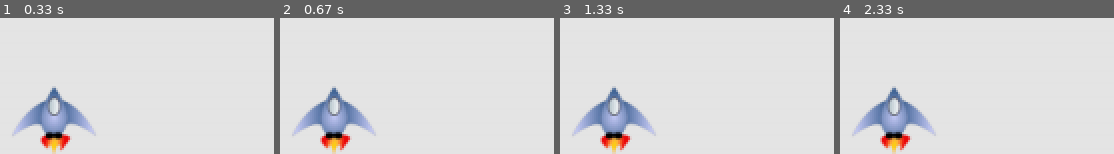
Above: before the commit, frames 1-4 (left to right).
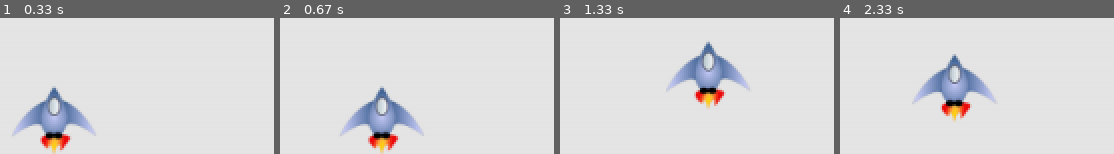
Above: after the commit, the same moments.

Repository: Nuell-A/alien-invasion-pygame
Game: pygame game, started from alien_invasion/alien_invasion.py
Two runs of this game, one before a commit and one after it. Both use one fixed random seed, a clock stepped at 60 frames per second and the inputs below.
Inputs:
- Up to frame 1 (0.33 s): no input
- Up to frame 2 (0.67 s): hold D from 0.33 s (still down)
- Up to frame 3 (1.33 s): release D at 0.8 s; hold W 0.83-1.13 s; hold D from 1.17 s (still down)
- Up to frame 4 (2.33 s): release D at 1.63 s; hold A 1.67-2.2 s; hold S from 2.23 s (still down)

Frame 1 is identical in both runs. In frame 2, 10% of the frame differs, in the area x 4-53%, y 50-100%; in frame 3, 11%, in the area x 4-70%, y 17-100%; in frame 4, 11%.

Commit message:
Added movement to the ship in all directinos and set its limit at the edges of the screen

Diff:
--- a/alien_invasion/alien_invasion.py
+++ b/alien_invasion/alien_invasion.py
@@ -4,8 +4,11 @@
 import pygame
 from settings import Settings
 from ship import Ship
-
-
+# The following allows you to play in fullscreen
+# self.screen = pygame.display.set_mode(
+#     (0,0), pygame.FULLSCREEN)
+# self.screen_width = self.screen.get_rect().width
+# self.screen_height = self.screen.get_rect().height
 class AlienInvasion:
     '''Class to manage overall game assets and behaviors'''
 
@@ -17,10 +20,11 @@
         # Each asset has its own surface which is just a pygame.display the one
         #   defined below is the surface for the whole game
         # Creates screen with custom size and lets us use it for the other methods
-        self.screen = pygame.display.set_mode(
-            (self.settings.screen_width, self.settings.screen_height))
+        self.screen = pygame.display.set_mode((self.settings.screen_width, self.settings.screen_height))
         # Sets name of the window that appears
         pygame.display.set_caption("Forisha sucks pp")
+
+        # Calls ship.py and gives self as an instance
         self.ship = Ship(self)
 
 
@@ -28,13 +32,16 @@
         '''Creates main loop for game'''
         while True:
             self._check_events()
-            self.update_screen()
+            self._update_screen()
+            self.ship.update()
 
 
-    def update_screen(self):
+    def _update_screen(self):
+        '''Updates game screen'''
         # Changes background color during each pass of the for loop
         self.screen.fill(self.settings.bg_color)
         self.ship.blitme()
+
 
         # Makes the most up to date screen visible
         pygame.display.flip()
@@ -42,10 +49,42 @@
 
     # Using a single leading underscore marks the method/vairable/function as a weak private
     def _check_events(self):
-        # Watches keyboard and mouse actions
+        '''Watches keyboard and mouse actions'''
         for event in pygame.event.get():
             if event.type == pygame.QUIT:
                 sys.exit()
+            elif event.type == pygame.KEYDOWN:
+                self._keydown_events(event)
+            elif event.type == pygame.KEYUP:
+                self._keyup_events(event)
+
+    def _keydown_events(self, event):
+        '''Tracks key presses'''
+        if event.key == pygame.K_d:
+            self.ship.moving_right = True
+        elif event.key == pygame.K_a:
+            self.ship.moving_left = True
+        elif event.key == pygame.K_s:
+            self.ship.moving_down = True
+        elif event.key == pygame.K_w:
+            self.ship.moving_up = True
+        elif event.key == pygame.K_q:
+            sys.exit()
+
+
+    def _keyup_events(self, event):
+        '''Tracks key releases'''
+        if event.key == pygame.K_d:
+            self.ship.moving_right = False
+        elif event.key == pygame.K_a:
+            self.ship.moving_left = False
+        elif event.key == pygame.K_s:
+            self.ship.moving_down = False
+        elif event.key == pygame.K_w:
+            self.ship.moving_up = False
+
+
+
 
 
 # Using the if statement below; the game will only run if the alien_invasion.py
--- a/alien_invasion/settings.py
+++ b/alien_invasion/settings.py
@@ -7,3 +7,6 @@
         self.screen_width = 1280
         self.screen_height = 720
         self.bg_color = (230, 230, 230)
+
+        # Ship settings
+        self.ship_speed = 1.8
--- a/alien_invasion/ship.py
+++ b/alien_invasion/ship.py
@@ -6,6 +6,7 @@
         '''Initialize ship and set its starting position'''
         self.screen = ai_game.screen
         self.screen_rect = ai_game.screen.get_rect()
+        self.settings = ai_game.settings
 
         # Load ship image and get its rect
         self.image = pygame.image.load('alien_invasion/assets/ship.bmp')
@@ -14,6 +15,35 @@
         # Start a new ship in the bottom-middle
         self.rect.midbottom = self.screen_rect.midbottom
 
+        # Flags for movement
+        self.moving_right = False
+        self.moving_left = False
+        self.moving_up = False
+        self.moving_down = False
+
+        # Storing a decimal value for the ship for finer control
+        self.x = float(self.rect.x)
+        self.y = float(self.rect.y)
+
+    def update(self):
+        '''Decides ships movement based on self.moving_right (True or False)'''
+        # Here we update the ships x value not the rect.
+        #  Also keeps the image from going past the edges.
+        if self.moving_right and self.rect.right < self.screen_rect.right:
+            self.x += self.settings.ship_speed
+        if self.moving_left and self.rect.left > 0:
+            self.x -= self.settings.ship_speed
+        if self.moving_up and self.rect.top > 0:
+            self.y -= self.settings.ship_speed
+        if self.moving_down and self.rect.bottom < self.screen_rect.bottom:
+            self.y += self.settings.ship_speed
+
+        # Sets ships rect value to the x value (wihout this the rect (ship) wouldn't move)
+        self.rect.x = self.x
+        self.rect.y = self.y
+
+
+
 
     def blitme(self):
         '''Draws the ship at its current location'''
